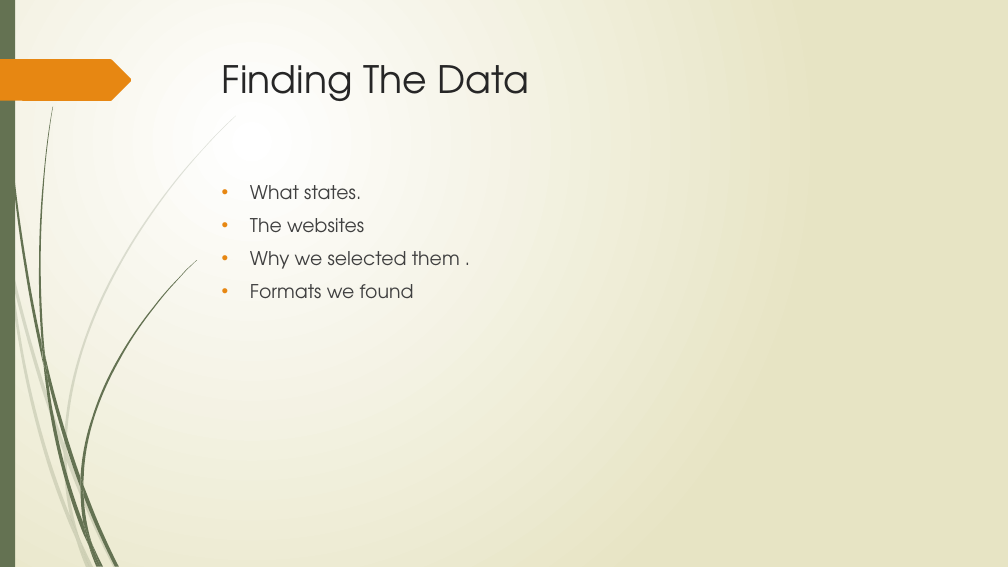
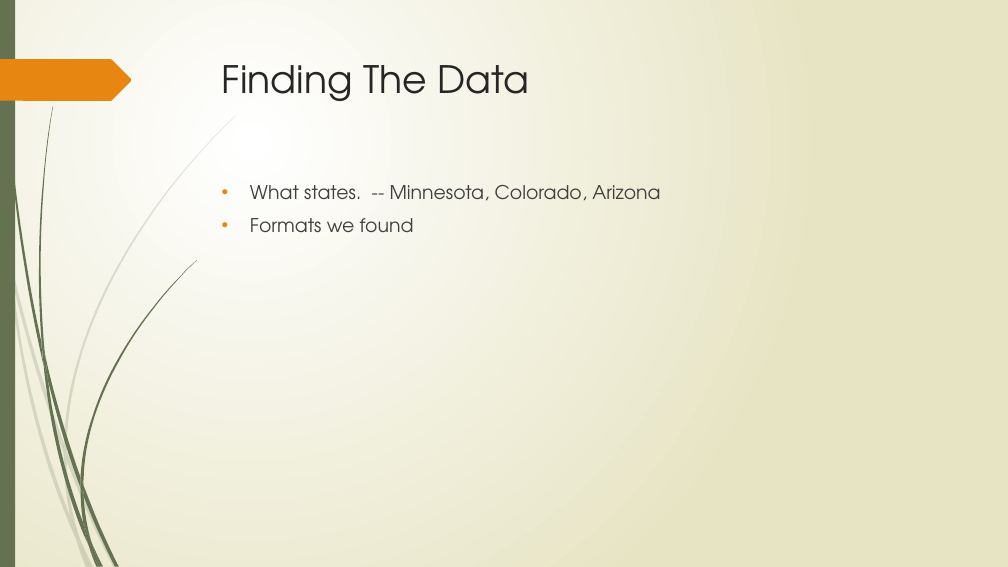
Before and after one commit to smartin25/pythonProject, a slide deck: slide 3 of Election Data Study.pptx. Drawn at 1008x567 pixels with LibreOffice and Linux fonts; fonts in the diff are those of the drawing. Boxes give left, top, right and bottom in pixels: in the first picture for what was removed or moved away, otherwise in the second. Text is boxed around its words. In the diff, an @@ line names an element or a change of style, - is before the commit and + after.

```diff
--- a/Election Data Study.pptx
+++ b/Election Data Study.pptx
@@ text at (x1=250, y1=185, x2=660, y2=201): text changed @@
-• What states.
-• The websites
-• Why we selected them .
+• What states. -- Minnesota, Colorado, Arizona
```
Also in this commit, not shown: 4 other slides changed, 2 slides added.
